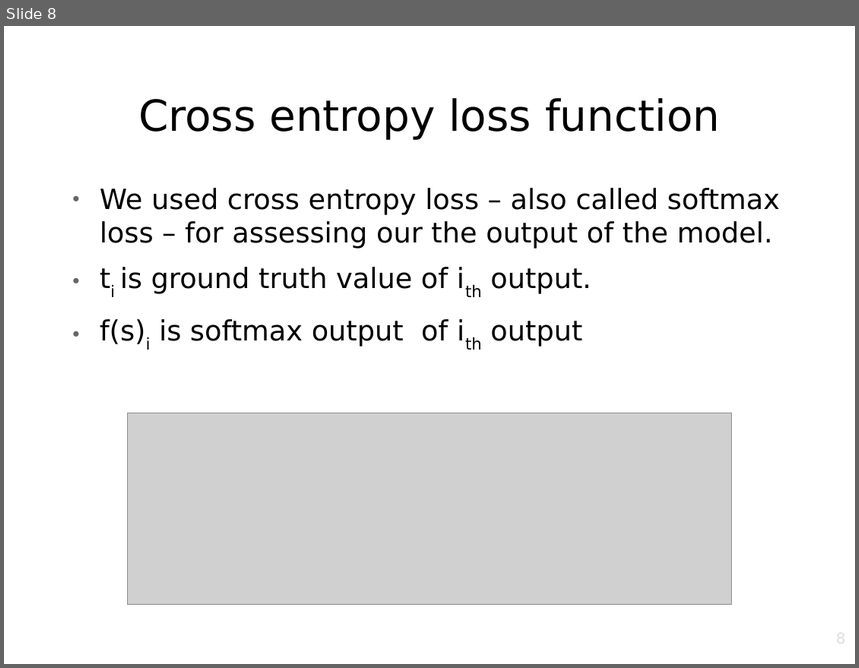
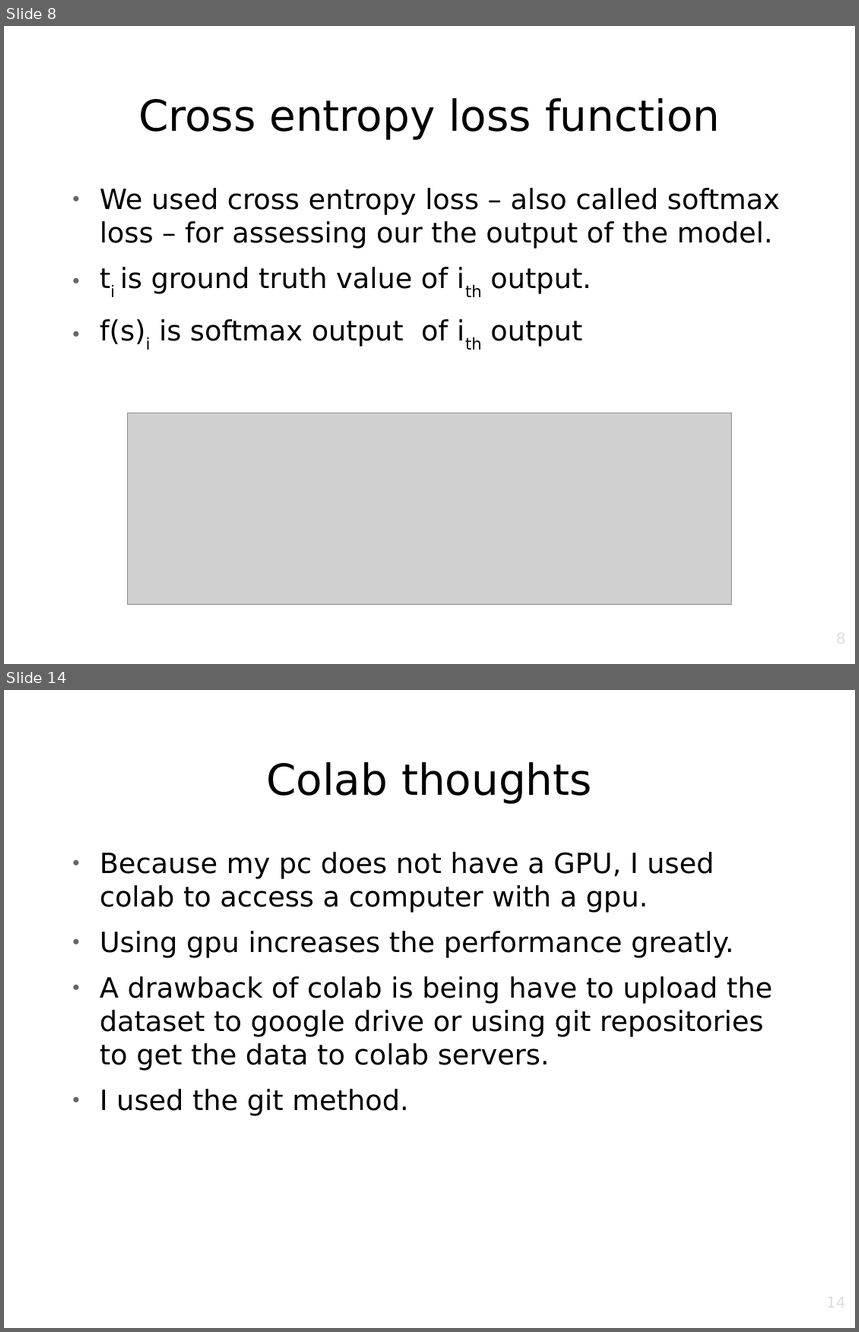
Before and after one commit to srknzl/cmpe462-project, a slide deck: Presentation.odp. Shown one above the other, each under a label of ours: slide 8 before the commit, slides 8 and 14 after it; the slides between them are not shown. The pictures are 859x668 and 859x1332 pixels, drawn with LibreOffice and Linux fonts; fonts in the diff are those of the drawing; grey boxes stand for pictures; background and template pictures are left out. Boxes give left, top, right and bottom in pixels: in the first picture for what was removed or moved away, otherwise in the second. Text is boxed around its words. In the diff, an @@ line names an element or a change of style, - is before the commit and + after.

```diff
--- a/Presentation.odp
+++ b/Presentation.odp
@@ slide 14 added at [4,690,855,1328], background picture (left out) @@
@@ title added at [266,762,592,804], 40 pt, text #000000 @@
+Colab thoughts
@@ text added at [100,852,772,1116], 26 pt, text #000000 @@
+● Because my pc does not have a GPU, I used colab to access a computer with a gpu.
+● Using gpu increases the performance greatly.
+● A drawback of colab is being have to upload the dataset to google drive or using git repositories to get the data to colab servers.
+● I used the git method.
@@ page number added at [648,1294,847,1328], 14 pt, text #DDDDDD @@
+14
```
Also in this commit, not shown: 9 slides changed, 5 other slides added, 1 slide removed, 5 other files.
